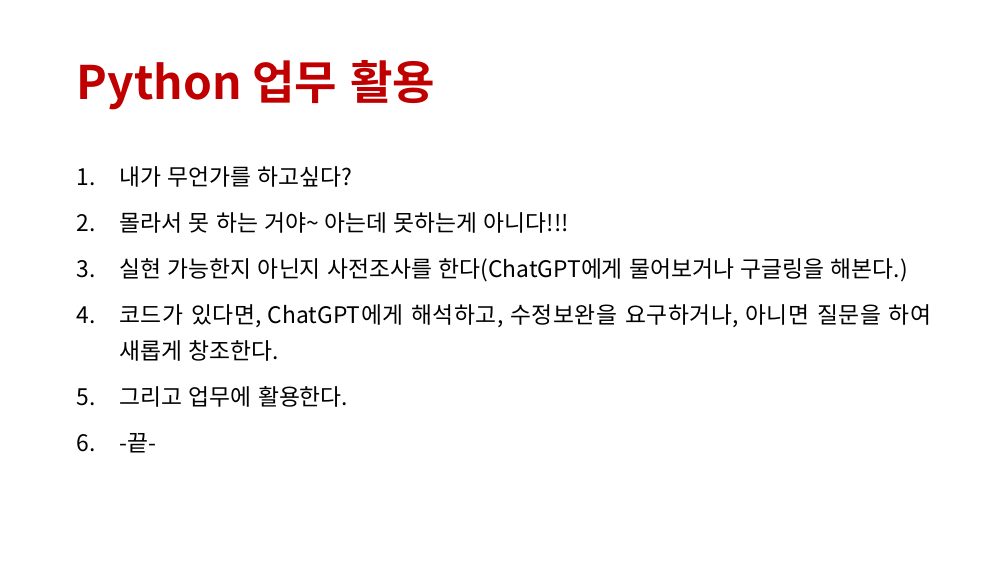
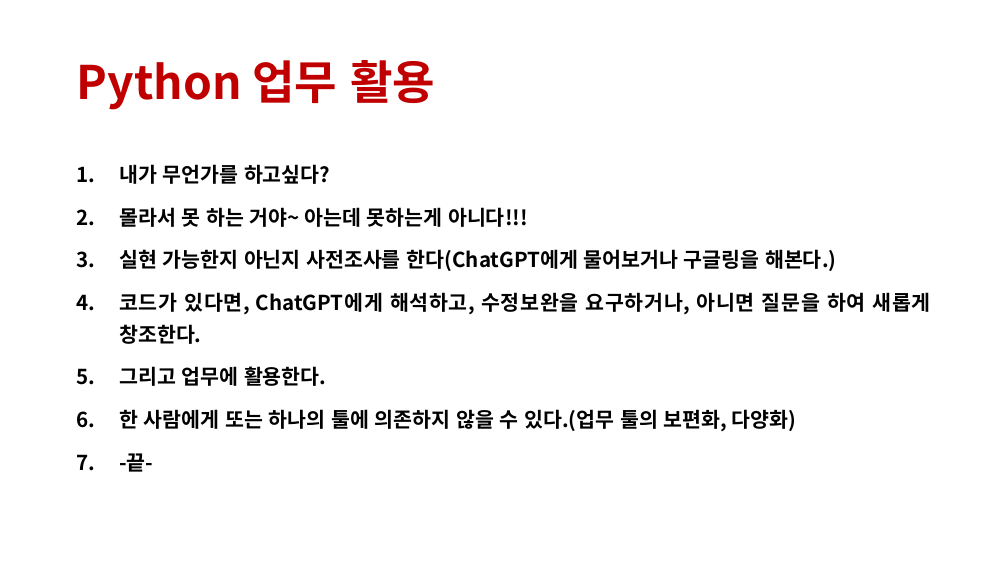
Before and after one commit to lolsaless/Python, a slide deck: slide 33 of 프롬프트 실습.pptx (slide 25 before the commit). Drawn at 1008x567 pixels with LibreOffice and Linux fonts; fonts in the diff are those of the drawing. Boxes give left, top, right and bottom in pixels: in the first picture for what was removed or moved away, otherwise in the second. Text is boxed around its words. In the diff, an @@ line names an element or a change of style, - is before the commit and + after.

```diff
--- a/프롬프트 실습.pptx
+++ b/프롬프트 실습.pptx
@@ text at (x1=119, y1=164, x2=931, y2=472): size 21.7 to 19.6 pt, bold on in "내가 무언가를 하고싶다?", "몰라서 못 하는 거야~ 아는데 못하는게 아니다!!!", "실현 가능한지 아닌지 사전조사를 한다(ChatGPT에게 물어보거나 구글링을 ...", "코드가 있다면, ChatGPT에게 해석하고, 수정보완을 요구하거나, 아니면 ..." and 2 more places @@
@@ text at (x1=119, y1=409, x2=796, y2=431): paragraph added @@
+6. 한 사람에게 또는 하나의 툴에 의존하지 않을 수 있다.(업무 툴의 보편화, 다양화)
```
Also in this commit, not shown: 21 other slides changed, 19 slides added, 2 slides removed.
